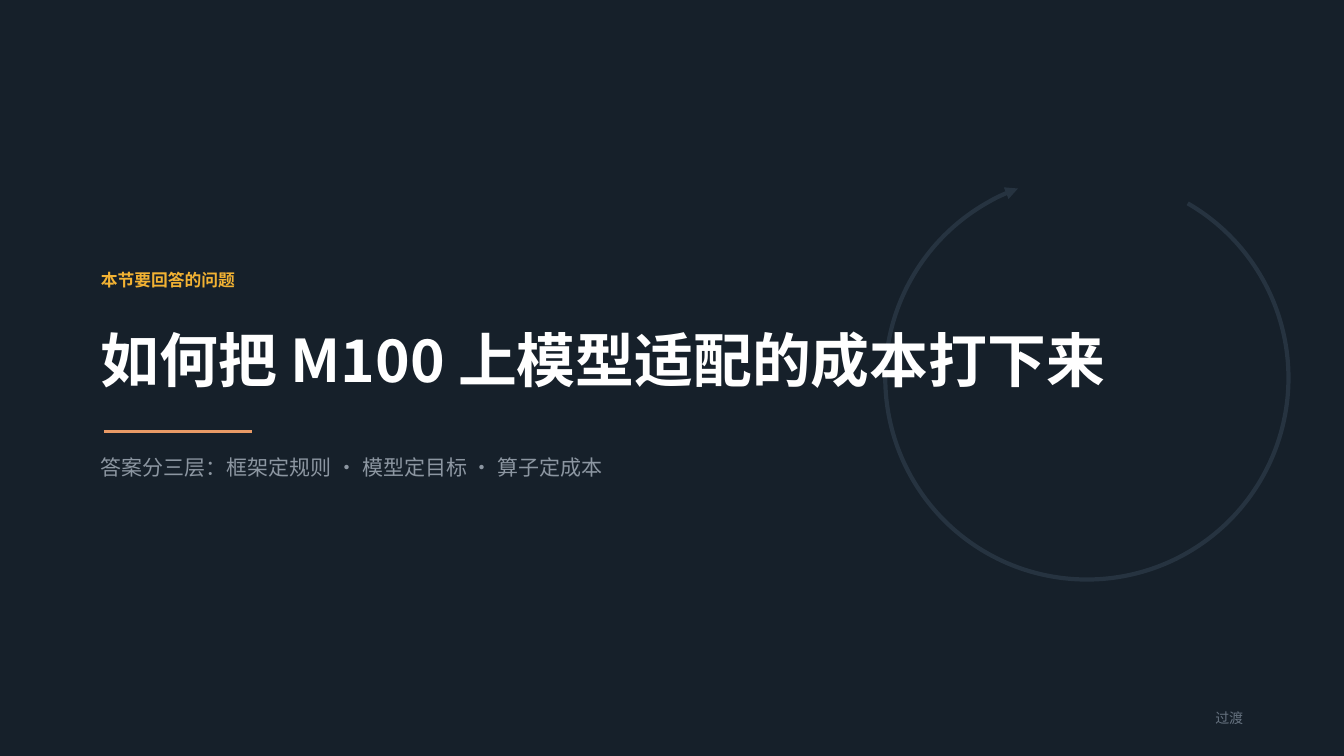
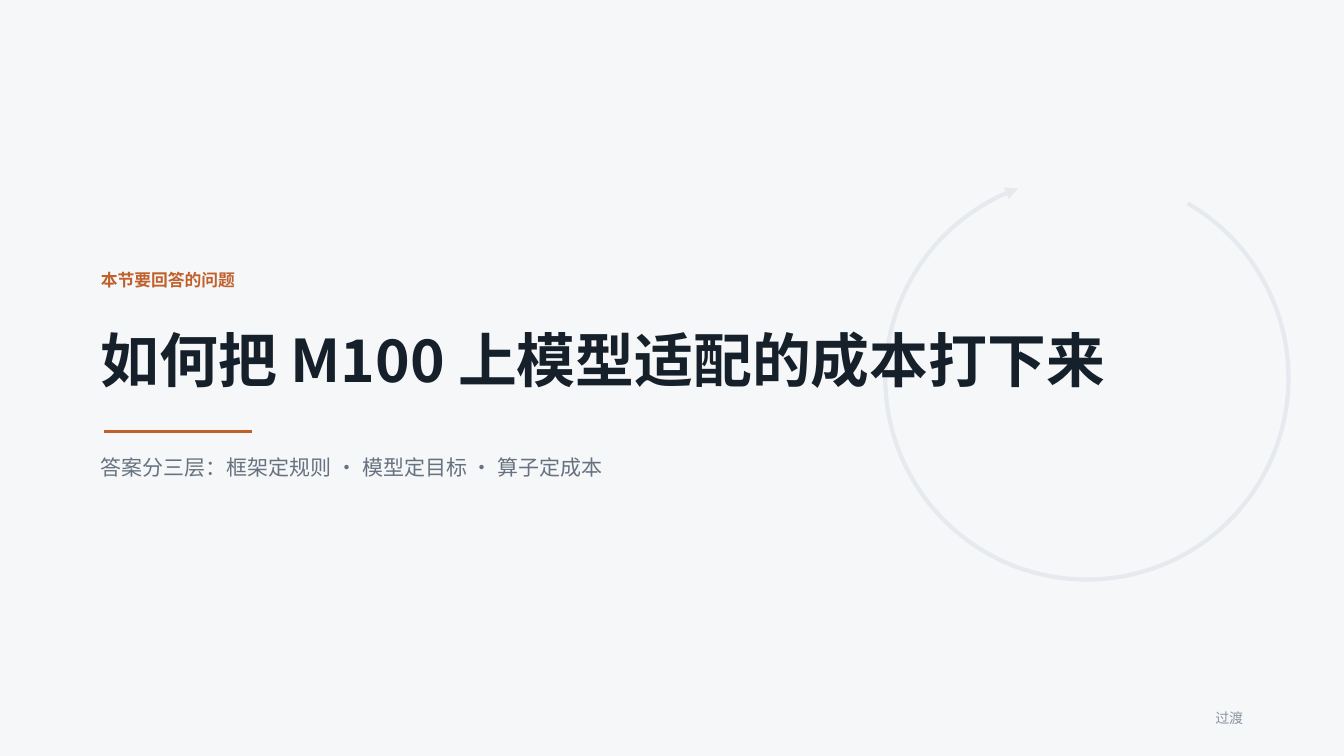
Before and after one commit to learning-sketch/sglang-maestro, a slide deck: slide 1 of slides/section_adaptation_cost.pptx. Drawn at 1344x756 pixels with LibreOffice and Linux fonts; fonts in the diff are those of the drawing. Boxes give left, top, right and bottom in pixels: in the first picture for what was removed or moved away, otherwise in the second. Text is boxed around its words. In the diff, an @@ line names an element or a change of style, - is before the commit and + after.

```diff
--- a/slides/section_adaptation_cost.pptx
+++ b/slides/section_adaptation_cost.pptx
@@ background #16202A to #F6F7F9 @@
@@ arc (boxed as its full ellipse) at (885,176,1289,580): outline #263340 3 pt to #E6EAEE 3 pt @@
@@ text "本节要回答的问题" at (101,271,235,288): text colour #F2B233 to #C0612C @@
@@ text "如何把 M100 上模型适配的成本打下来" at (101,331,1105,388): text colour #FFFFFF to #16202A @@
@@ line (104, 432) - (252, 432): stroke #E99A66 2.5 pt to #C0612C 2.5 pt @@
@@ text "答案分三层：框架定规则 · 模型定目标 · 算子定成本" at (101,457,603,477): text colour #8C96A1 to #66727F @@
@@ text "过渡" at (1215,711,1243,724): text colour #66727F to #8C96A1 @@
```
